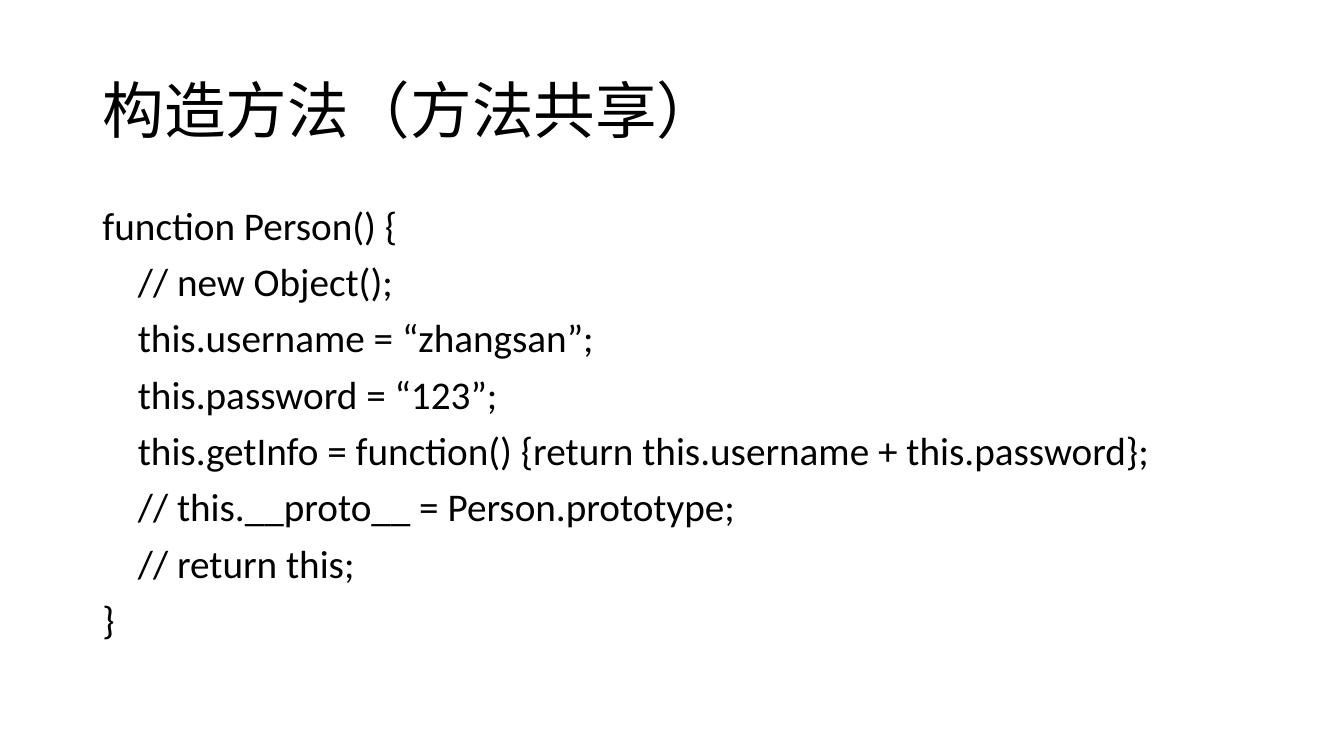
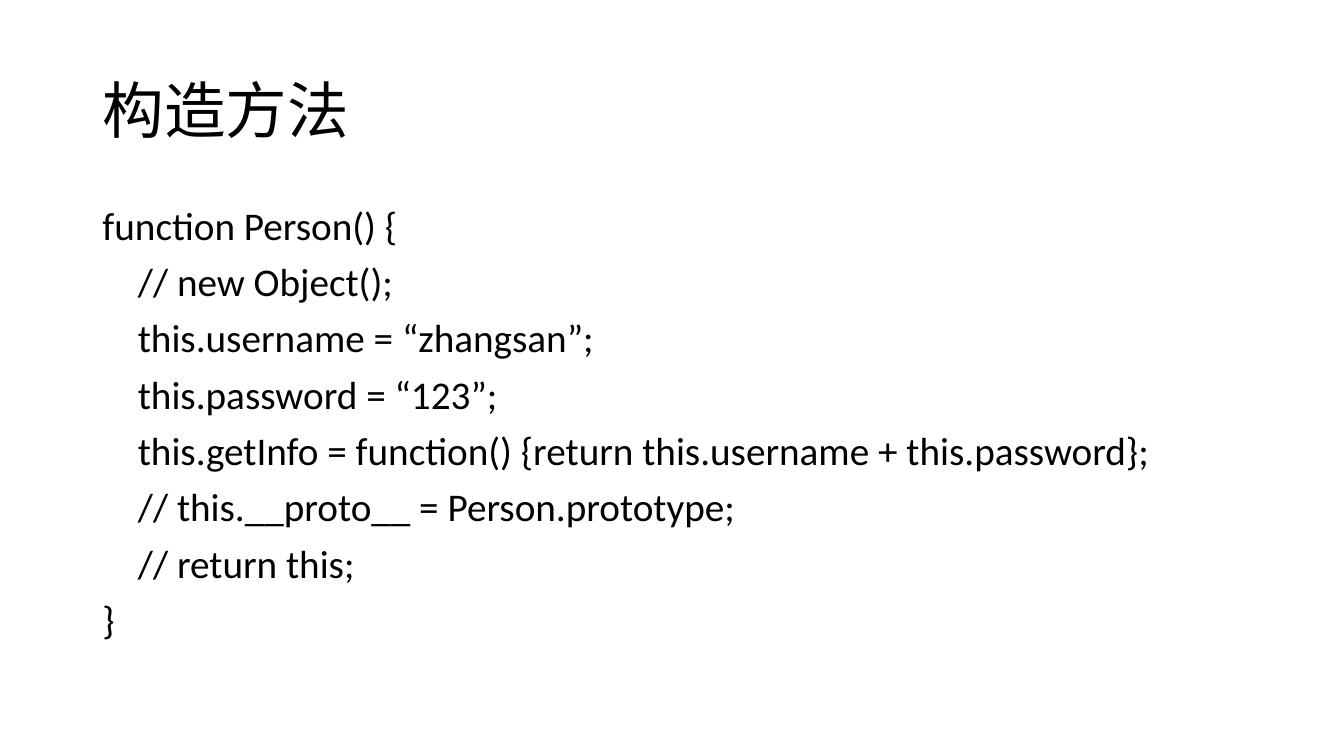
Before and after one commit to logan2013/java8, a slide deck: slide 17 of JavaScript.pptx. Drawn at 1344x756 pixels with LibreOffice and Linux fonts; fonts in the diff are those of the drawing. Boxes give left, top, right and bottom in pixels: in the first picture for what was removed or moved away, otherwise in the second. Text is boxed around its words. In the diff, an @@ line names an element or a change of style, - is before the commit and + after.

```diff
--- a/JavaScript.pptx
+++ b/JavaScript.pptx
@@ title at [102,81,348,138]: text changed @@
-构造方法（方法共享）
+构造方法
```
Also in this commit, not shown: 6 other slides changed, 1 slide added, 1 slide removed, 25 other files.
